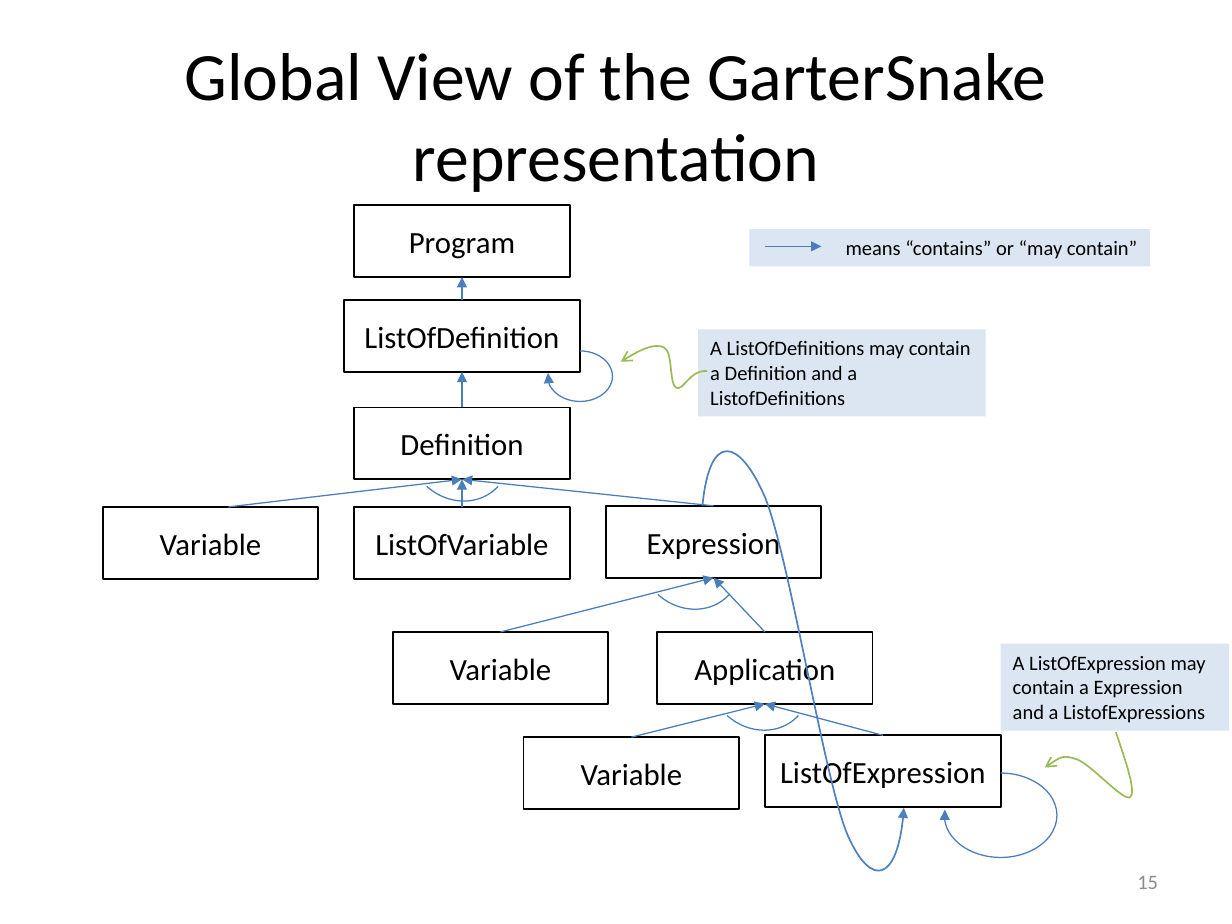
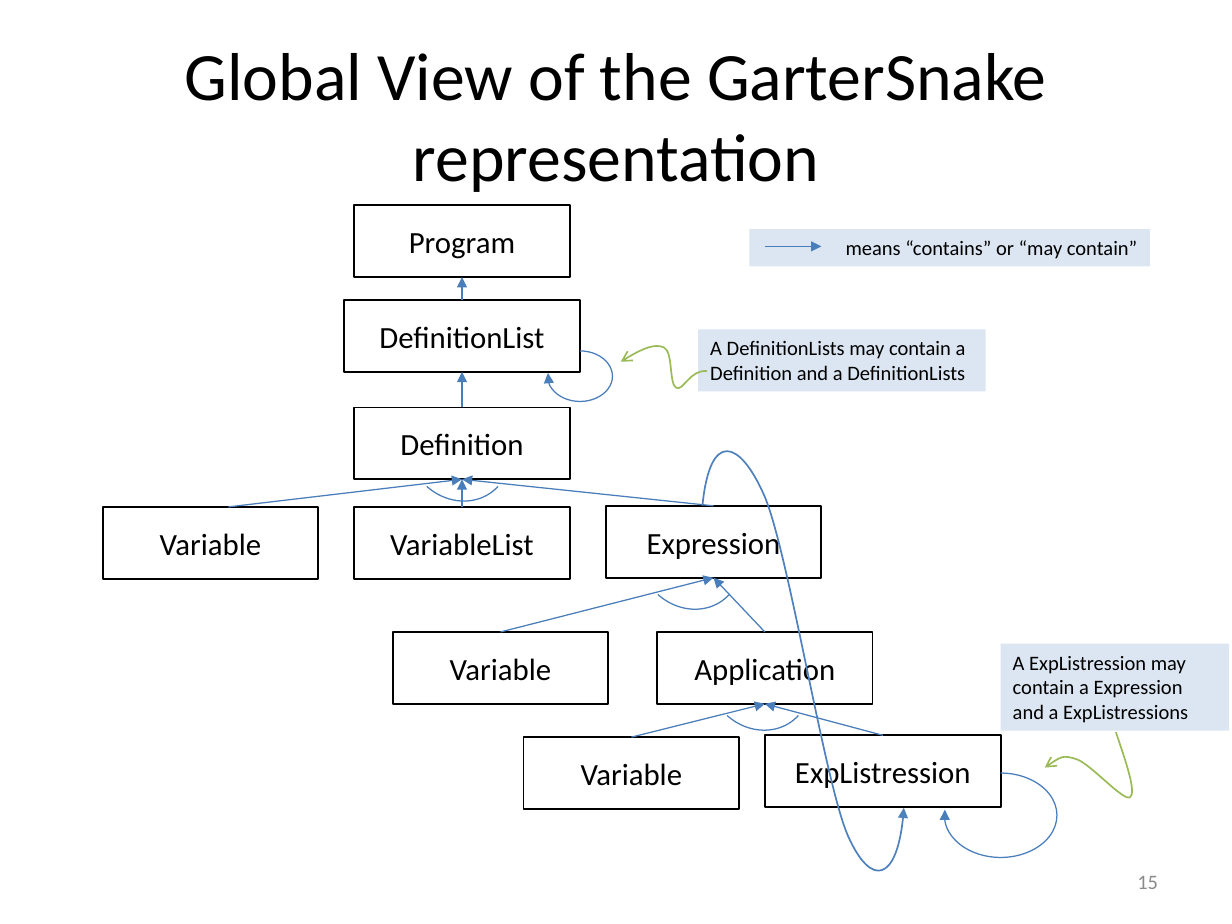
Before and after one commit to mwand/cs5010f17, a slide deck: slide 15 of Slides/Lesson 7.4 Case Study-- Undefined Variables.pptx. Drawn at 1232x924 pixels with LibreOffice and Linux fonts; fonts in the diff are those of the drawing. Boxes give left, top, right and bottom in pixels: in the first picture for what was removed or moved away, otherwise in the second. Text is boxed around its words. In the diff, an @@ line names an element or a change of style, - is before the commit and + after.

```diff
--- a/Slides/Lesson 7.4 Case Study-- Undefined Variables.pptx
+++ b/Slides/Lesson 7.4 Case Study-- Undefined Variables.pptx
@@ text in rectangle at box(379, 326, 544, 349): text changed @@
-ListOfDefinition
+DefinitionList
@@ rectangle "A DefinitionLists may contain a ...": place and size @@
-rectangle "A DefinitionLists may contain a ..." at box(699, 329, 986, 416)
+rectangle "A DefinitionLists may contain a ..." at box(699, 329, 986, 391)
@@ text in rectangle at box(710, 341, 966, 380): text changed @@
-A ListOfDefinitions may contain a Definition and a ListofDefinitions
+A DefinitionLists may contain a Definition and a DefinitionLists
@@ text in rectangle at box(390, 533, 533, 556): text changed @@
-ListOfVariable
+VariableList
@@ text in rectangle at box(1013, 656, 1188, 723): text changed @@
-A ListOfExpression may contain a Expression and a ListofExpressions
+A ExpListression may contain a Expression and a ExpListressions
@@ text in rectangle at box(795, 757, 971, 791): text changed @@
-ListOfExpression
+ExpListression
```
Also in this commit, not shown: 8 other slides changed, 9 other files.
